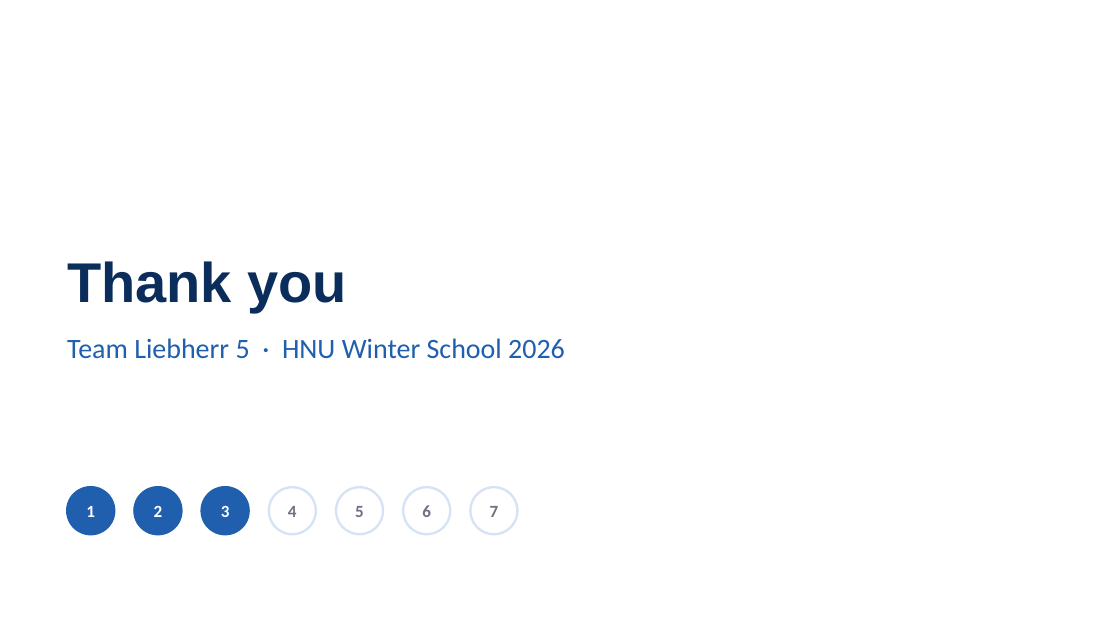
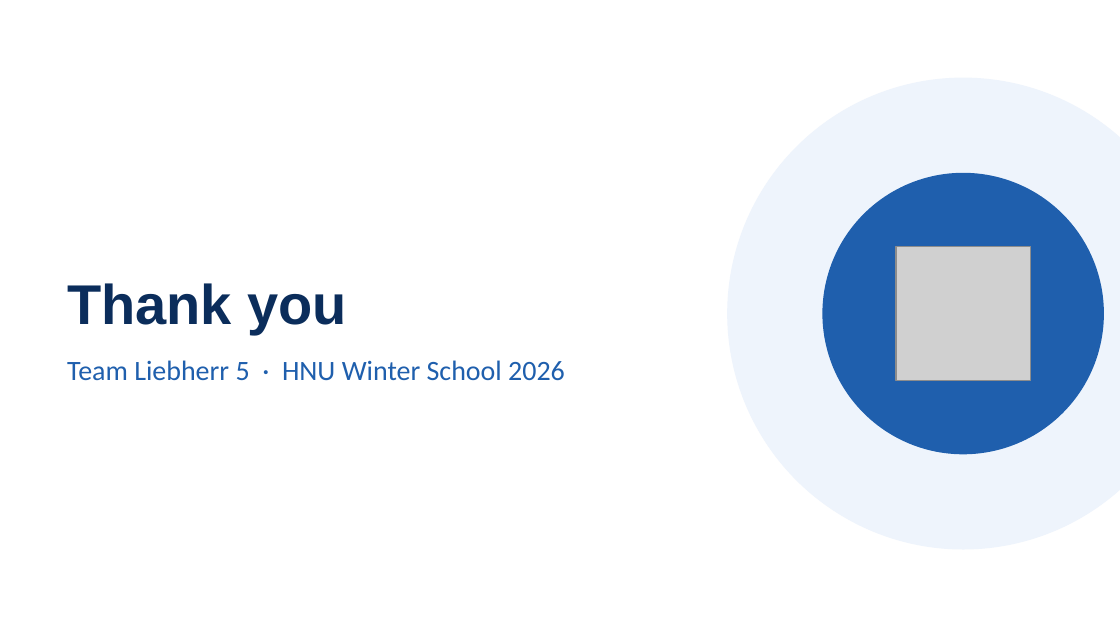
Before and after one commit to niv1999/liebherr-hackathon-2026, a slide deck: slide 10 of Liebherr5_DesignThinking_Journey.pptx (slide 15 before the commit). Drawn at 1120x630 pixels with LibreOffice and Linux fonts; fonts in the diff are those of the drawing; grey boxes stand for pictures. Boxes give left, top, right and bottom in pixels: in the first picture for what was removed or moved away, otherwise in the second. Text is boxed around its words. In the diff, an @@ line names an element or a change of style, - is before the commit and + after.

```diff
--- a/Liebherr5_DesignThinking_Journey.pptx
+++ b/Liebherr5_DesignThinking_Journey.pptx
@@ ellipse added at box(728, 78, 1120, 549), fill #EEF4FC, outline #EEF4FC 1 pt @@
@@ title "Thank you": place and size @@
-title "Thank you" at box(67, 261, 346, 312)
+title "Thank you" at box(67, 283, 346, 334)
@@ ellipse added at box(823, 174, 1103, 454), fill #1F5FAD, outline #1F5FAD 1 pt @@
@@ picture added at box(896, 246, 1030, 381) @@
@@ text "Team Liebherr 5 · HNU ...": place and size @@
-text "Team Liebherr 5 · HNU ..." at box(67, 338, 565, 359)
+text "Team Liebherr 5 · HNU ..." at box(67, 360, 565, 381)
@@ ellipse removed at box(67, 487, 114, 534) @@
@@ text removed at box(86, 506, 95, 517) @@
-1
@@ ellipse removed at box(134, 487, 181, 534) @@
@@ text removed at box(154, 506, 163, 517) @@
-2
@@ ellipse removed at box(202, 487, 249, 534) @@
@@ text removed at box(221, 506, 230, 517) @@
-3
@@ ellipse removed at box(269, 487, 316, 534) @@
@@ text removed at box(288, 506, 297, 517) @@
-4
@@ ellipse removed at box(336, 487, 383, 534) @@
@@ text removed at box(355, 506, 364, 517) @@
-5
@@ ellipse removed at box(403, 487, 450, 534) @@
@@ text removed at box(422, 505, 431, 517) @@
-6
@@ ellipse removed at box(470, 487, 517, 534) @@
@@ text removed at box(490, 506, 499, 517) @@
-7
```
Also in this commit, not shown: 3 other slides changed, 6 slides added, 11 slides removed, 1 other file.
